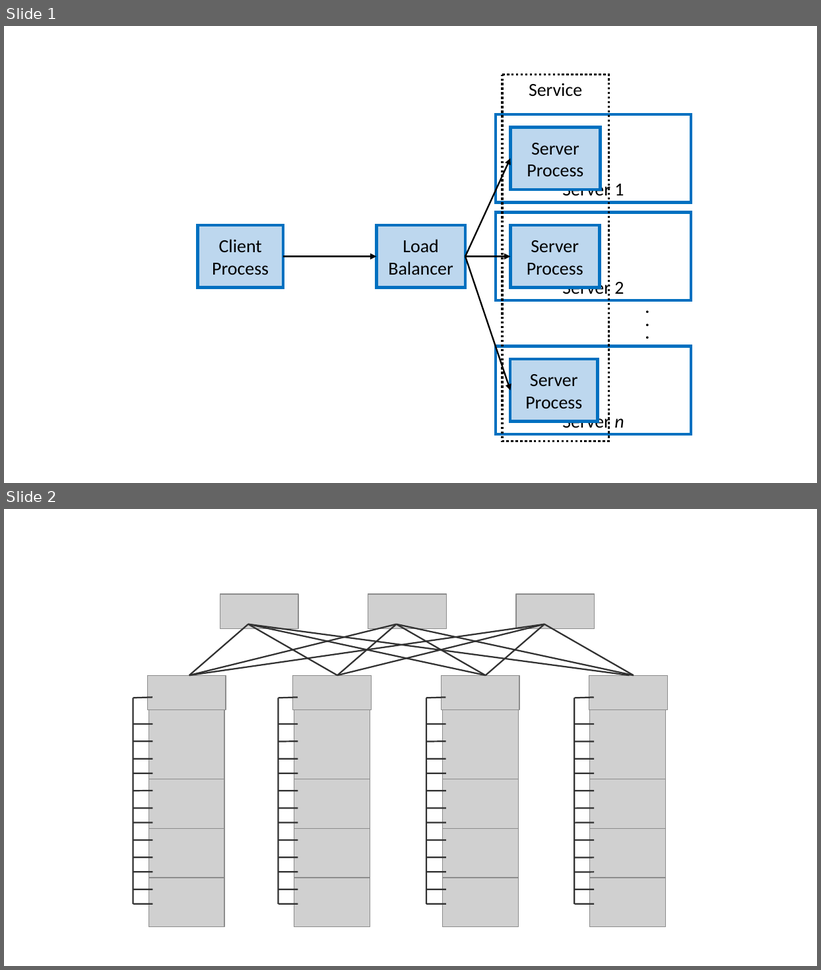
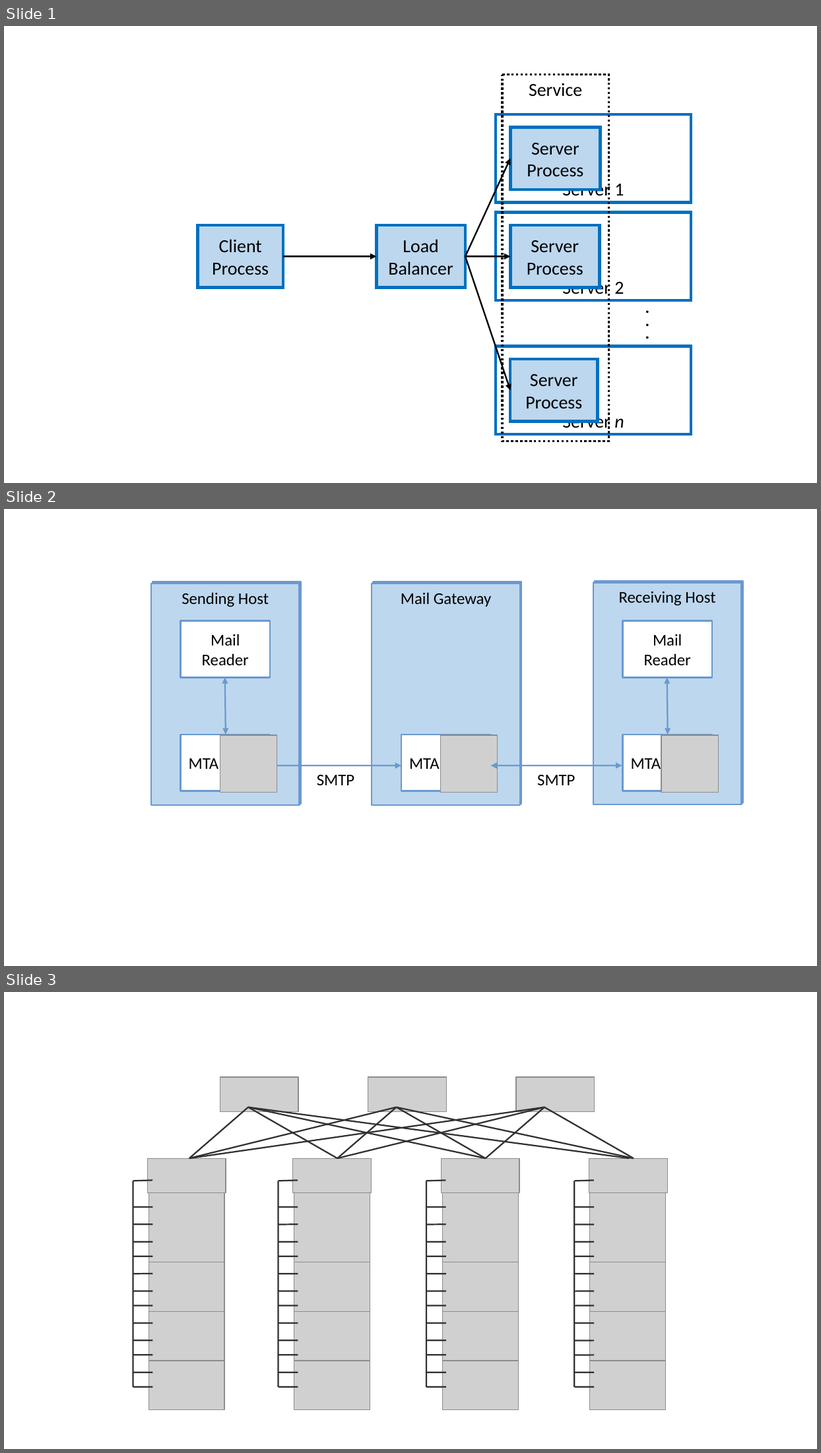
Before and after one commit to SystemsApproach/7E, a slide deck: applications/figures/applications.odp. Shown one above the other, each under a label of ours: slides 1 and 2 before the commit, slides 1, 2 and 3 after it. The pictures are 821x970 and 821x1453 pixels, drawn with LibreOffice and Linux fonts; fonts in the diff are those of the drawing; grey boxes stand for pictures. Boxes give left, top, right and bottom in pixels: in the first picture for what was removed or moved away, otherwise in the second. Text is boxed around its words. In the diff, an @@ line names an element or a change of style, - is before the commit and + after.

```diff
--- a/applications/figures/applications.odp
+++ b/applications/figures/applications.odp
@@ slide 2 added at [4,509,817,966], background #FFFFFF @@
@@ rectangle added at [152,584,300,805], fill #BDD7EE, outline #6A99D0 1.45 pt, 16 pt, text #000000 @@
+Sending Host
@@ rectangle added at [372,584,521,805], fill #BDD7EE, outline #6A99D0 1.45 pt, 16 pt, text #000000 @@
+Mail Gateway
@@ rectangle added at [593,583,742,805], fill #BDD7EE, outline #6A99D0 1.45 pt, 16 pt, text #000000 @@
+Receiving Host
@@ rectangle added at [180,621,269,678], fill #FFFFFF, outline #6A99D0 1.45 pt, 16 pt, text #000000 @@
+Mail
+Reader
@@ rectangle added at [623,621,712,678], fill #FFFFFF, outline #6A99D0 1.45 pt, 16 pt, text #000000 @@
+Mail
+Reader
@@ double arrow added from (225, 678) to (226, 735), #6A99D0 1.45 pt @@
@@ double arrow added from (667, 678) to (668, 735), #6A99D0 1.45 pt @@
@@ rectangle added at [180,735,269,791], fill #FFFFFF, outline #6A99D0 1.45 pt, 16 pt, text #000000 @@
+MTA
@@ picture added at [220,735,277,792] @@
@@ rectangle added at [402,735,491,791], fill #FFFFFF, outline #6A99D0 1.45 pt, 16 pt, text #000000 @@
+MTA
@@ picture added at [441,735,498,792] @@
@@ rectangle added at [623,735,712,791], fill #FFFFFF, outline #6A99D0 1.45 pt, 16 pt, text #000000 @@
+MTA
@@ picture added at [661,735,718,792] @@
@@ double arrow added from (402, 766) to (271, 766), #6A99D0 1.45 pt @@
@@ double arrow added from (622, 766) to (491, 766), #6A99D0 1.45 pt @@
@@ text added at [317,775,354,786], 16 pt, text #000000 @@
+SMTP
@@ text added at [537,775,575,786], 16 pt, text #000000 @@
+SMTP
@@ what was slide 2 is now slide 3 @@
```
Also in this commit, not shown: 4 other files.
